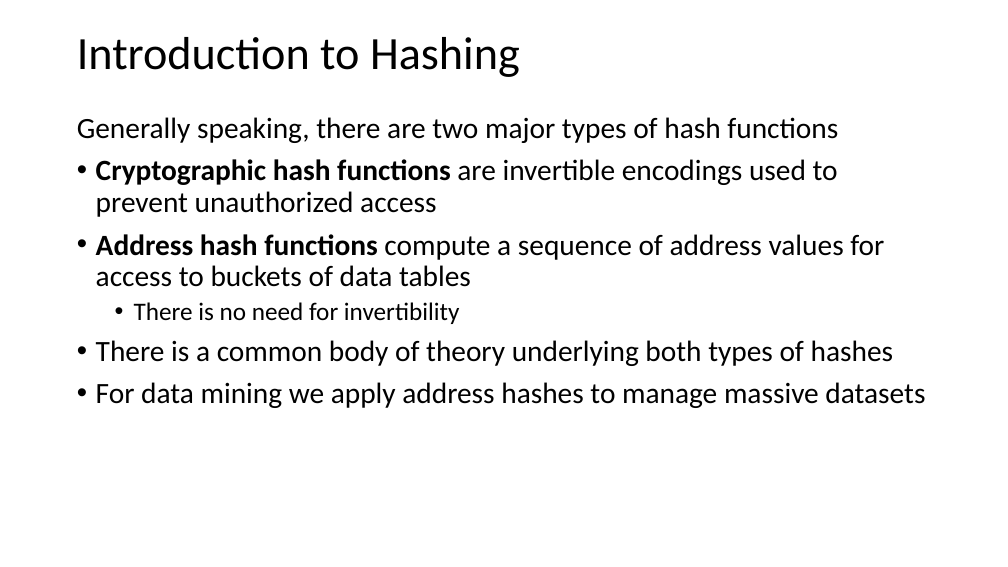
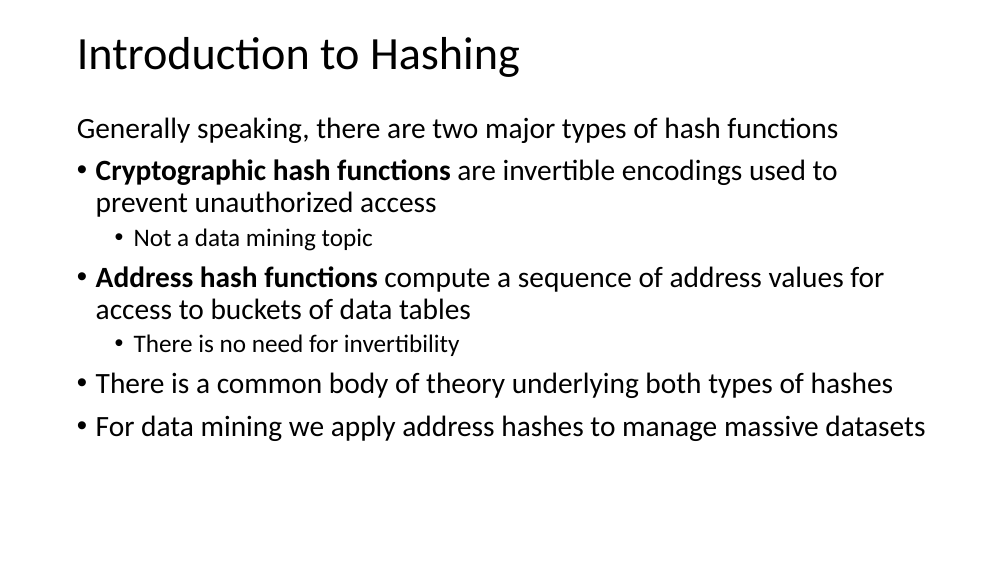
Before and after one commit to jonahneu/CSCI-E-108, a slide deck: slide 40 of slides/1_Introduction.pptx (slide 39 before the commit). Drawn at 1008x567 pixels with LibreOffice and Linux fonts; fonts in the diff are those of the drawing. Boxes give left, top, right and bottom in pixels: in the first picture for what was removed or moved away, otherwise in the second. Text is boxed around its words. In the diff, an @@ line names an element or a change of style, - is before the commit and + after.

```diff
--- a/slides/1_Introduction.pptx
+++ b/slides/1_Introduction.pptx
@@ text at (134, 228, 373, 251): paragraph added @@
+  • Not a data mining topic
```
Also in this commit, not shown: 3 other slides changed, 2 slides added.
